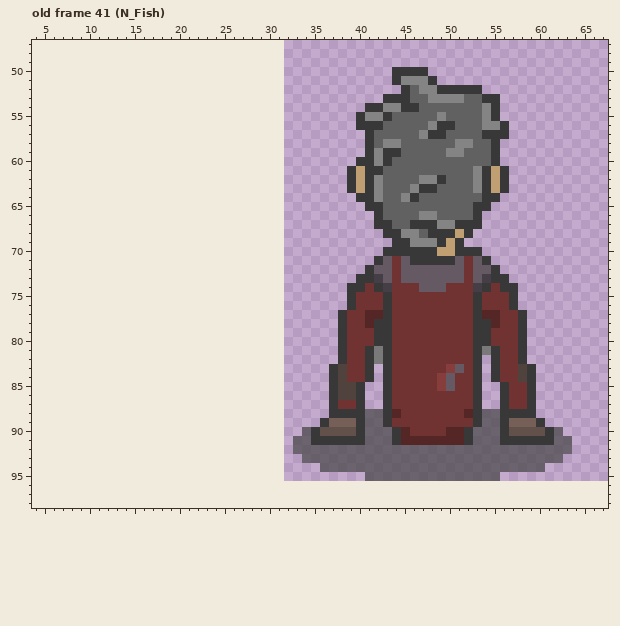
A pixel-art file gets an edit: Assets/Sprites/Dave.aseprite. Above: the version before the commit.
64x64 pixels, 53 frames. Colours within 5 levels of each other are drawn and written as one. Shown: old frame 41 (N_Fish): x 4..67, y 47..98. The old version is drawn lined up with the new one, on the new canvas. The commit also changed other frames, which this record leaves out.
New version:
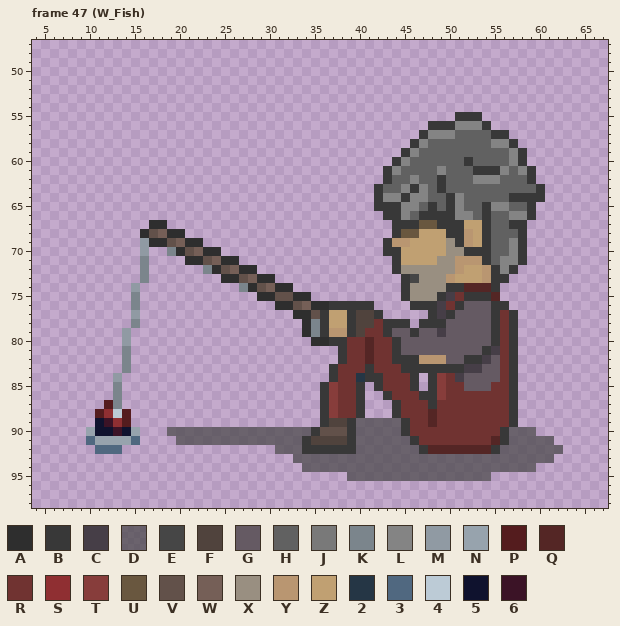
Palette (. is transparent): A #2e2e2e  B #383838  C #463e47  D #464646b4  E #464646  F #50433d  G #655a63  H #616161  J #797979  K #7b858c  L #848484  M #909aa3  N #97a3ad  P #541c1e  Q #542625  R #703331  S #8f2f32  T #873d3b  U #69573f  V #62514a  W #755f57  X #998f81  Y #b99671  Z #c0a072  2 #253645  3 #506880  4 #bccbd6  5 #0f122e  6 #3b1326
A new or re-ordered frame is compared with the old frame closest to it.
Edits made:
canvas 64x64 -> 96x128, the old top-left corner now at 32,32
frames re-ordered
Changed rows in their new state; - is an unchanged pixel.
Frame 47 (W_Fish) against old frame 41 (N_Fish):
first column x 10:
50 ----------------------------------....----------------
51 ----------------------------------.....---------------
52 -----------------------------------.........----------
53 ---------------------------------.............--------
54 -------------------------------...............--------
55 ------------------------------...........BBB..--------
56 ------------------------------........B--LLLB..-------
57 -------------------------------......BLLL---H---------
58 -------------------------------.....BL---HH--LLB------
59 -------------------------------....BL---HH---HHLB-----
60 ------------------------------....BL------B--HHLB-----
61 -----------------------------....BL----L---B-BLHLB----
62 -----------------------------....B--LHH-----LLHHHB----
63 -----------------------------...B--LBLHB---HHHHHHHB---
64 ------------------------------..BLLBLL--BL--HHHBBBB---
65 -------------------------------.-BBLL-B-BL-H-LLHHB----
66 --------------------------------.BBL-BBBBLLHBHHLLB----
67 -------AA-----------------------..BB-UUBB-ZZBHHBB-----
68 ------AVWAA----------------------.-UUZZZ-BYZBHHHB-----
69 ------MAAVWAA--------------------BYYZZZZX-YZBHHLB-----
70 ------M--KAVWAA--------------------ZZZZ-XX--BHHLB-----
71 ------K----AAVWAA---------------..BZZZZXXYYY-HLLB-----
72 ------K------KAVWAA------------...BXXXXXXYZZY-LB------
73 ------K--------AAVWAA---------.....BEXXXYZZZY---------
74 -----M-----------KAVWAA------......BXXXXBBQQQB..------
75 -----K-------------AAVVAA----......BXXXBC-B-BQ..------
76 -----K---------------AAVWAABB-BB....BBBC-BGGGBB.------
77 -----M-----------------AAVBZZBFFB.....BCBGGGGB-B.-----
78 -----K------------------AKBZZBFFR-BB.BBBGGGGGB-B.-----
79 ----M-------------------AKBYYBF-R-GGBGGCGGGGGB-B.-----
80 ----M--------------------AAB---QRRBGGGGGGGGGGB-B.-----
81 ----K--------------------------QRRBGGGGGGGGGBC-B.-----
82 ----K--------------------------QRRBBBYYYGGB-CG-B.-----
83 ----K-----------------------R---RR-BBBBBBBCCGG-B..----
84 ---M------------------------R-2-BR--B.B-RCGGGG-B..----
85 ---K----------------------BTRR--BR--B.B-R-GGGRRB..----
86 ---K----------------------BTRR-------BBT---RRRRB..----
87 --PK----------------------BT-----.B---B----RRRRB..----
88 -PS4P---------------------BTRR-...B---Q---RRRRR-..----
89 -56SP----------------------FFBD--DDB--Q----RRRRB...---
90 N5565N---DDDDDDDDDDDDDDD-----BD---DB----RRRRRR-DDD...-
91 3NNNN3----DDDDDDDDDDDDD-BFFFF-D---DDBRRRRRRRRQ-DDDDD..
92 -333-----------------DD-BBBBBB-------BQQQQQQQB-------.
93 -----------------------D----------------------------.-
94 ------------------------DD------------------------.---
95 -----------------------------DD--------------.--------
Where, in picture pixels (left, top, right, bottom), the same in both pictures:
changed: (86, 67, 572, 481)
